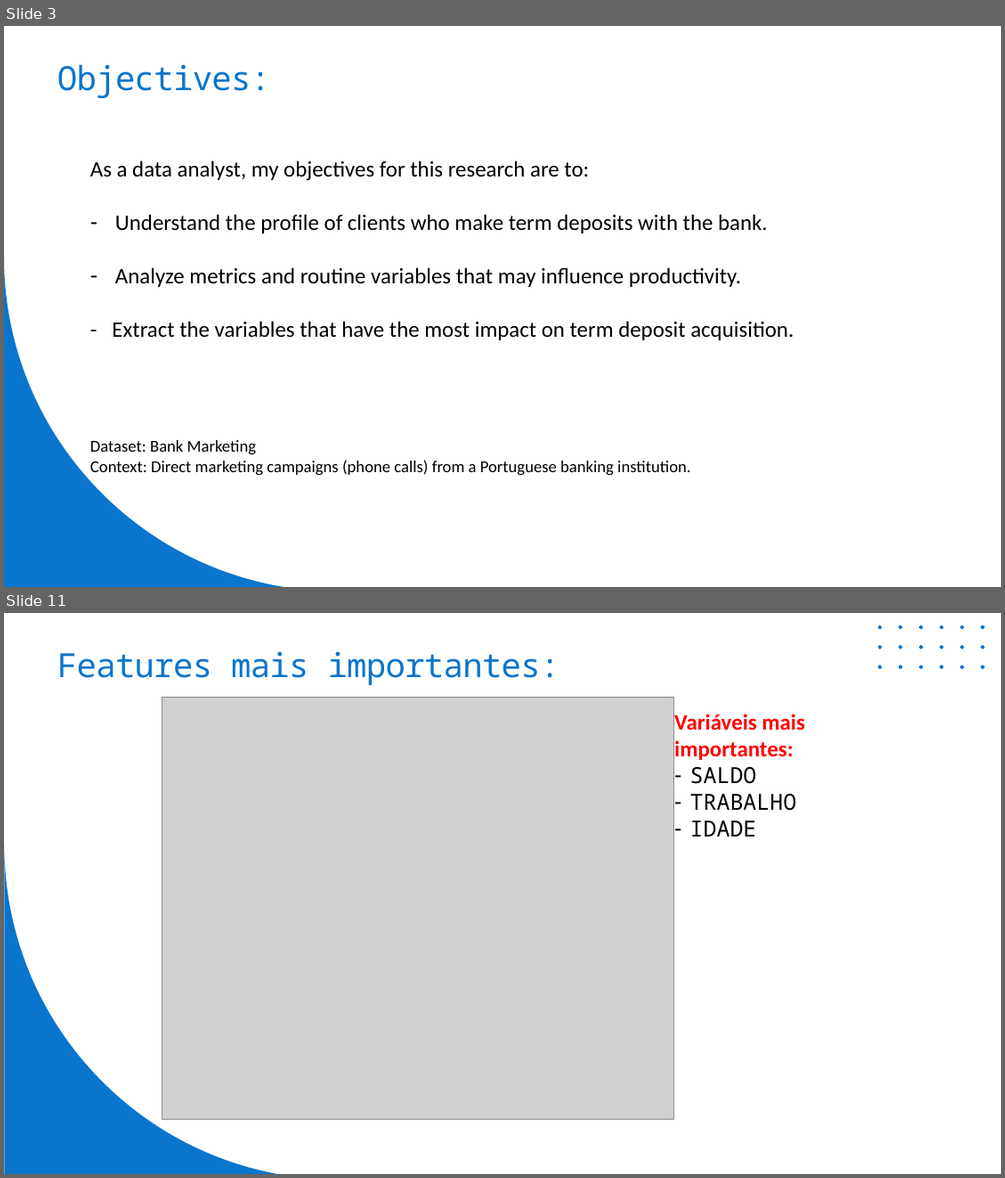
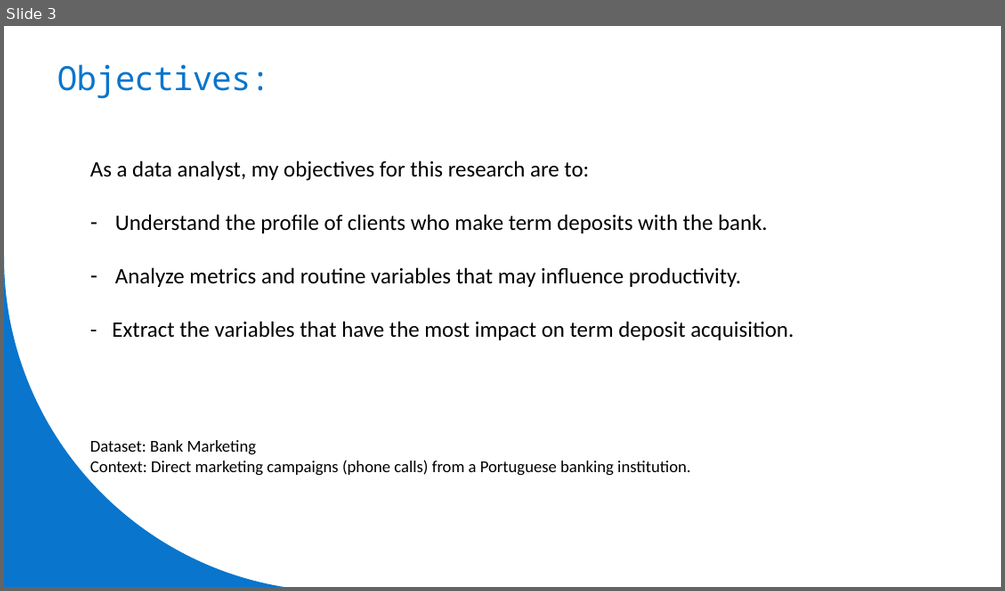
Before and after one commit to lippo1/bank-marketing-analysis, a slide deck: files en-us/presentation-en-us.pptx. Shown one above the other, each under a label of ours: slides 3 and 11 before the commit, slide 3 after it; the slides between them are not shown. The pictures are 1005x1178 and 1005x591 pixels, drawn with LibreOffice and Linux fonts; fonts in the diff are those of the drawing; grey boxes stand for pictures. Boxes give left, top, right and bottom in pixels: in the first picture for what was removed or moved away, otherwise in the second. Text is boxed around its words. In the diff, an @@ line names an element or a change of style, - is before the commit and + after.

```diff
--- a/files en-us/presentation-en-us.pptx
+++ b/files en-us/presentation-en-us.pptx
@@ slide 11 removed at bbox=[4, 613, 1001, 1174], background #FFFFFF @@
@@ freeform shape removed at bbox=[878, 625, 985, 669] @@
@@ title removed at bbox=[57, 651, 560, 685] @@
-Features mais importantes:
@@ picture removed at bbox=[162, 697, 674, 1119] @@
@@ text removed at bbox=[674, 714, 805, 836] @@
-Variáveis mais importantes:
-– SALDO
-– TRABALHO
-– IDADE
@@ freeform shape removed at bbox=[5, 845, 284, 1174] @@
```
Also in this commit, not shown: 3 slides changed, 6 slides added, 5 other slides removed.
